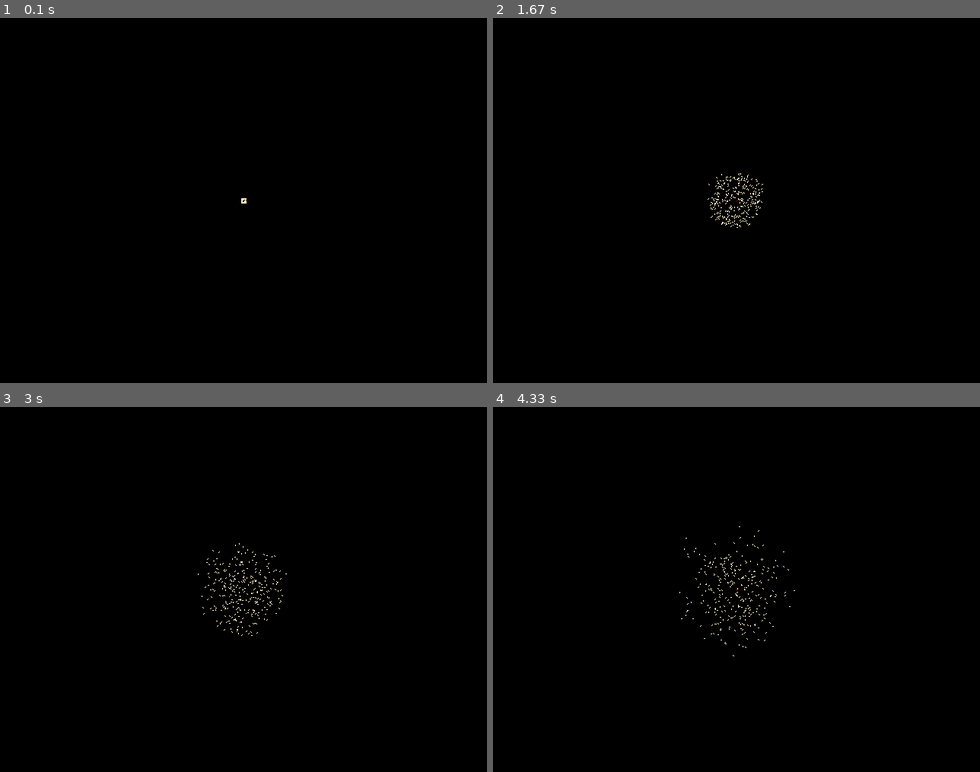
Above: before the commit, frames 1-4 (two rows, left to right).
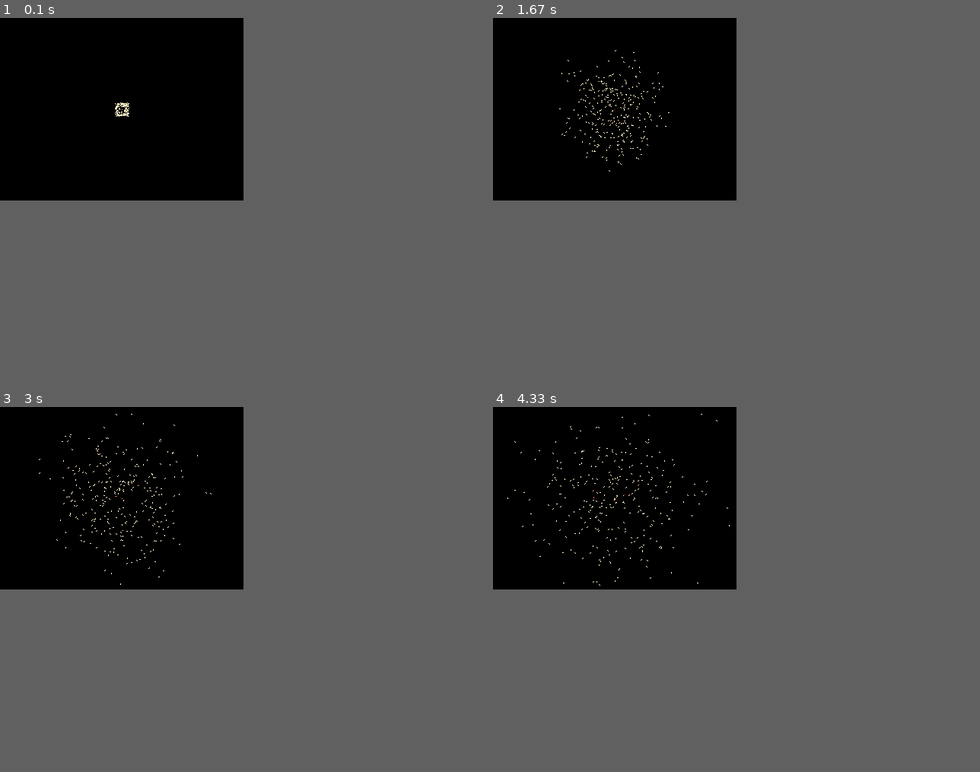
Above: after the commit, the same moments.

Repository: buxx/simtermites
Game: pygame game, started from main.py
The game is run twice, just before and just after one commit, with the same random seed, the same clock (stepped at 60 frames per second) and the same inputs. The source is Python 2; it was converted automatically to run under Python 3.
Inputs:
- Up to frame 1 (0.1 s): no input
- Up to frame 2 (1.67 s): no input
- Up to frame 3 (3 s): no input
- Up to frame 4 (4.33 s): no input
In our replay, the window is 640x480 before the commit and 320x240 after it. These sizes can differ from the game's own. Grey fills any space a smaller window leaves; there, only what the larger window draws over its background counts as a difference.

The runs differ from the first frame. In frame 1, less than 0.1% of the frame differs, in the area x 23-51%, y 23-51%; in frame 2, 0.4%; in frame 3, 0.4%, in the area x 7-59%, y 1-63%; in frame 4, 0.4%.

Commit message:
Lors d'un transport d'objet (worker + larve), le premier piwel de la Worker est coloré avec la couleur de l'objet transporté.

Diff:
--- a/config/Configuration.py
+++ b/config/Configuration.py
@@ -1,12 +1,12 @@
 class Configuration(object):
 
   CONF_WINDOWS_NAME = 'Termites Simulator'
-  CONF_SCREEN_WIDTH = 640
-  CONF_SCREEN_WIDTH_MIDDLE = 320
-  CONF_SCREEN_HEIGHT = 480
-  CONF_SCREEN_HEIGHT_MIDDLE = 240
+  CONF_SCREEN_WIDTH = 320
+  CONF_SCREEN_WIDTH_MIDDLE = 160
+  CONF_SCREEN_HEIGHT = 240
+  CONF_SCREEN_HEIGHT_MIDDLE = 120
   CONF_TERMITES_COUNT = 300
-  CONF_CLOCK_TICK = 25 # None is allowed
+  CONF_CLOCK_TICK = None # None is allowed
 
   """
     Deplacement des termites:
--- a/lib/entity/bug/termite/Larva.py
+++ b/lib/entity/bug/termite/Larva.py
@@ -4,7 +4,7 @@
 
 class Larva(Termite):
 
-  color = 255, 255, 255
+  color = 255, 0, 0
 
   def __init__(self):
     Termite.__init__(self, LarvaBrain(self), 1)
--- a/lib/entity/bug/termite/Queen.py
+++ b/lib/entity/bug/termite/Queen.py
@@ -3,7 +3,7 @@
 
 class Queen(Termite):
 
-  color = 255, 0, 0
+  color = 255, 198, 35
 
   def __init__(self):
     brain = QueenBrain(self)
--- a/lib/ground/connector/Mover.py
+++ b/lib/ground/connector/Mover.py
@@ -13,8 +13,19 @@
     if (move.direction != None):
       self.uncolorizePixel(object_to_move.trace[object_to_move.length-1])
       object_to_move.updateTrace(self.movePixel(object_to_move.getPosition(), move.direction))
+
+    first_position = True
     for position_trace in object_to_move.trace:
-      self.colorizePixel(position_trace, object_to_move.color)
+      color = self.getColorForContext(first_position, object_to_move)
+      first_position = False
+      self.colorizePixel(position_trace, color)
+
+  def getColorForContext(self, first_position, object_to_move):
+    if first_position:
+      if hasattr(object_to_move, 'object_carried'):
+        if object_to_move.object_carried != None:
+          return object_to_move.object_carried.color
+    return object_to_move.color
 
   def uncolorizePixel(self, position):
     self.colorizePixel(position, self.color_black)
